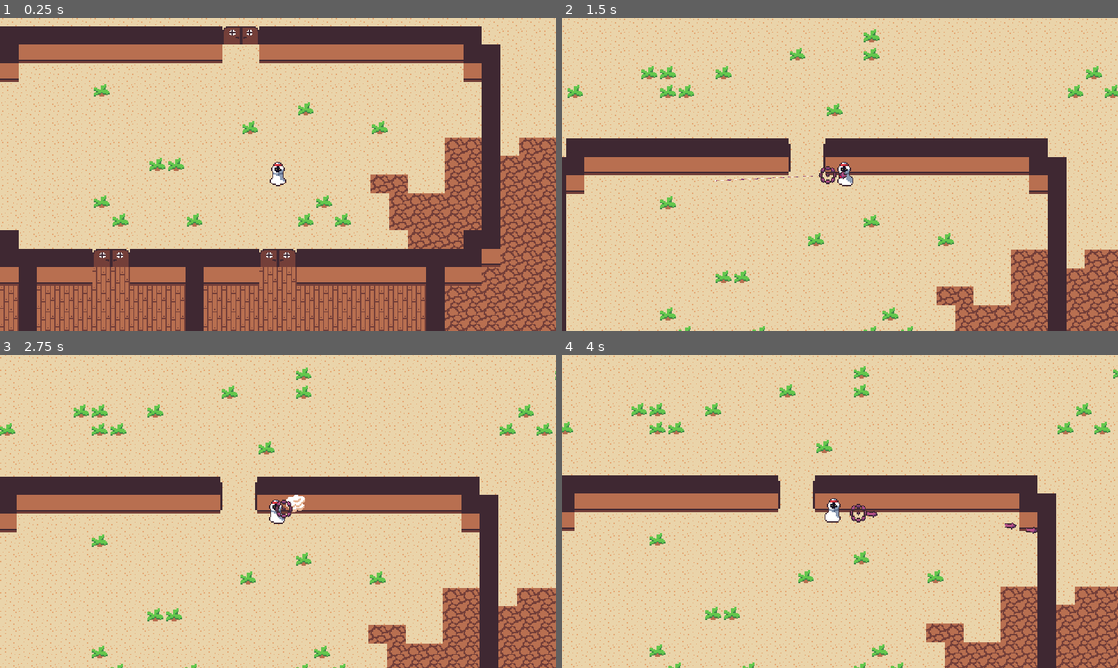
Above: before the commit, frames 1-4 (two rows, left to right).
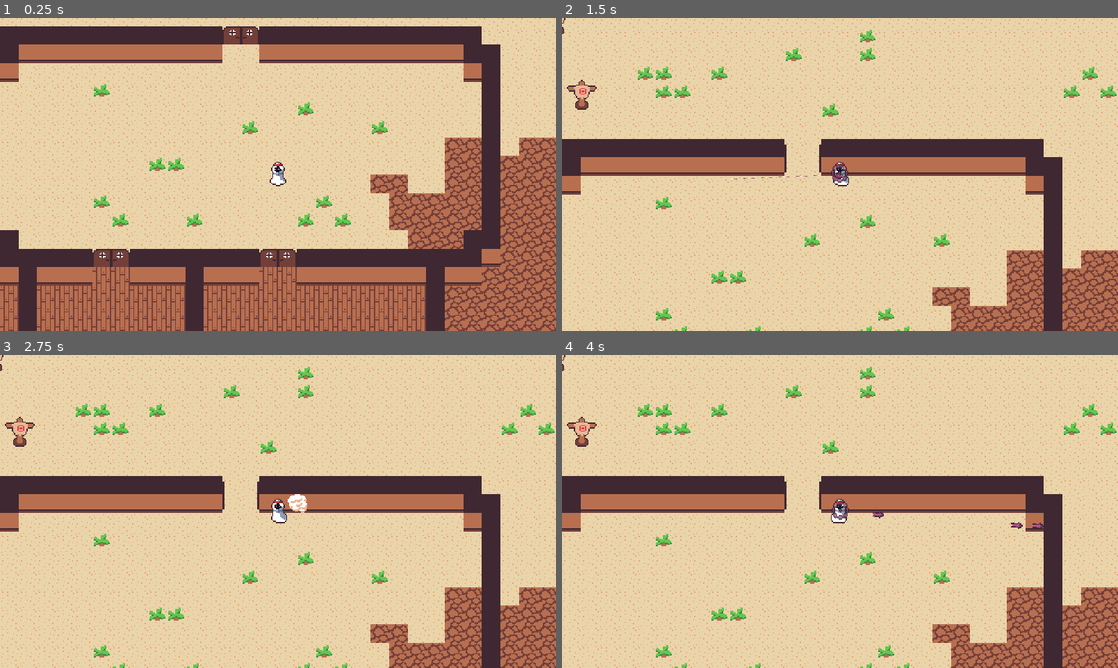
Above: after the commit, the same moments.

Repository: rthurmed/DesertMage
Game: Godot game, scene res://src/Game.tscn
Two runs of this game, one before a commit and one after it. Both use one fixed random seed, a clock stepped at 60 frames per second and the inputs below.
Inputs (mouse positions are in pixels of both pictures, inside the frame that each line leads up to):
- Up to frame 1 (0.25 s): no input
- Up to frame 2 (1.5 s): tap Enter at 0.5 s; move the mouse to (867, 174) at 0.52 s; press the mouse at (867, 174) at 0.53 s; hold W (walk_up) from 0.53 s (still down); move the mouse to (812, 174) at 1.27 s; release the mouse at (812, 174) at 1.28 s; right-click (812, 174) at 1.35 s
- Up to frame 3 (2.75 s): keep holding W (walk_up); click (250, 511) at 1.55 s; tap Space at 2 s; move the mouse to (289, 505) at 2.02 s; press the mouse at (289, 505) at 2.03 s
- Up to frame 4 (4 s): keep holding W (walk_up); move the mouse to (834, 517) at 2.77 s; release the mouse at (834, 517) at 2.78 s; tap Q (spell_switch) at 2.85 s; click (834, 517) at 3.05 s; move the mouse to (878, 514) at 3.52 s; press the mouse at (878, 514) at 3.53 s

The runs differ from the first frame. In frame 1, less than 0.1% of the frame differs, in the area x 49-51%, y 48-49%; in frame 2, 16%; in frame 3, 15%; in frame 4, 17%, in the area x 0-100%, y 0-100%.

Commit message:
Added dummies. Improved shooting.

Diff:
--- a/src/Crosshair.gd
+++ b/src/Crosshair.gd
@@ -8,6 +8,7 @@
 const CROSSHAIR_SMOOTHING = 16
 
 var target = Vector2.ZERO
+var hidden = false
 
 
 func _input(event):
@@ -25,7 +26,12 @@
 	var viewport_rect = get_viewport_rect()
 	var view_size = viewport_rect.size / 1.5
 
-	visible = get_parent().global_position.distance_to(global_position) > 1
+	hidden = get_parent().global_position.distance_to(global_position) <= 1
+
+	visible = not hidden
 	position = lerp(position, target, delta * CROSSHAIR_SMOOTHING)
 	position.x = clamp(position.x, -view_size.x, view_size.x)
 	position.y = clamp(position.y, -view_size.y, view_size.y)
+
+	if hidden:
+		target = get_parent().movement.normalized()
--- a/src/Door.tscn
+++ b/src/Door.tscn
@@ -61,7 +61,9 @@
 "values": [ false, true ]
 }
 
-[node name="Door" type="StaticBody2D"]
+[node name="Door" type="StaticBody2D" groups=[
+"prop",
+]]
 collision_layer = 3
 collision_mask = 3
 script = ExtResource( 2 )
--- a/src/Game.gd
+++ b/src/Game.gd
@@ -2,6 +2,7 @@
 
 
 onready var pause_menu = $CanvasLayer/PauseMenu
+onready var resume_button = $CanvasLayer/PauseMenu/ResumeButton
 
 var paused = false
 
@@ -23,8 +24,13 @@
 
 	if paused:
 		Input.set_mouse_mode(Input.MOUSE_MODE_VISIBLE)
+		resume_button.grab_focus()
 	else:
 		Input.set_mouse_mode(Input.MOUSE_MODE_CAPTURED)
+
+
+func get_stage():
+	return get_node("TestWorld/YSort")
 
 
 func _on_ResumeButton_pressed():
--- a/src/Player.tscn
+++ b/src/Player.tscn
@@ -102,7 +102,7 @@
 [node name="AnimatedSprite" type="AnimatedSprite" parent="."]
 frames = SubResource( 15 )
 animation = "idle"
-frame = 2
+frame = 1
 playing = true
 
 [node name="CollisionShape2D" type="CollisionShape2D" parent="."]
@@ -110,6 +110,7 @@
 shape = SubResource( 16 )
 
 [node name="Crosshair" type="Node2D" parent="."]
+modulate = Color( 1, 1, 1, 0.784314 )
 position = Vector2( 28.0636, 0 )
 z_index = 201
 script = ExtResource( 7 )
--- a/src/TestWorld.tscn
+++ b/src/TestWorld.tscn
@@ -1,8 +1,9 @@
-[gd_scene load_steps=4 format=2]
+[gd_scene load_steps=5 format=2]
 
 [ext_resource path="res://assets/tileset.tres" type="TileSet" id=1]
 [ext_resource path="res://src/Player.tscn" type="PackedScene" id=2]
 [ext_resource path="res://src/Door.tscn" type="PackedScene" id=3]
+[ext_resource path="res://src/enemies/Dummy.tscn" type="PackedScene" id=4]
 
 [node name="TestWorld" type="Node2D"]
 
@@ -12,45 +13,57 @@
 collision_layer = 3
 collision_mask = 3
 format = 1
-tile_data = PoolIntArray( -1703975, 9, 0, -1703974, 9, 0, -1 …(21881 unchanged characters)… 77, 16, 1, -655376, 16, 1, -655375, 16, 0, -655374, 16, 1, -655373, 16, 1, -65537 …(47706 unchanged characters)…
+tile_data = PoolIntArray( -1703975, 9, 0, -1703974, 9, 0, -1 …(21881 unchanged characters)… 77, 16, 1, -655376, 16, 1, -655375, 16, 1, -655374, 16, 1, -655373, 16, 1, -65537 …(47706 unchanged characters)…
 
-[node name="Doors" type="Node2D" parent="."]
+[node name="YSort" type="YSort" parent="."]
 
-[node name="Door1" parent="Doors" instance=ExtResource( 3 )]
+[node name="Player" parent="YSort" instance=ExtResource( 2 )]
+
+[node name="Dummy1" parent="YSort" instance=ExtResource( 4 )]
+position = Vector2( -228, -270 )
+
+[node name="Dummy2" parent="YSort" instance=ExtResource( 4 )]
+position = Vector2( -244, -230 )
+
+[node name="Dummy3" parent="YSort" instance=ExtResource( 4 )]
+position = Vector2( -223, -166 )
+
+[node name="Door1" parent="YSort" instance=ExtResource( 3 )]
 position = Vector2( -152, 80 )
 
-[node name="Door2" parent="Doors" instance=ExtResource( 3 )]
+[node name="Door2" parent="YSort" instance=ExtResource( 3 )]
 position = Vector2( -136, 80 )
-scale = Vector2( -1, 1 )
-
-[node name="Door3" parent="Doors" instance=ExtResource( 3 )]
-position = Vector2( -312, 16 )
-scale = Vector2( -1, 1 )
-
-[node name="Door4" parent="Doors" instance=ExtResource( 3 )]
-position = Vector2( -328, 16 )
-
-[node name="Door5" parent="Doors" instance=ExtResource( 3 )]
-position = Vector2( -8, 80 )
-
-[node name="Door6" parent="Doors" instance=ExtResource( 3 )]
-position = Vector2( 8, 80 )
-scale = Vector2( -1, 1 )
-
-[node name="Door7" parent="Doors" instance=ExtResource( 3 )]
-position = Vector2( -24, -112 )
 rotation = -3.14159
 scale = Vector2( 1, -1 )
 
-[node name="Door8" parent="Doors" instance=ExtResource( 3 )]
-position = Vector2( -40, -112 )
-
-[node name="Door9" parent="Doors" instance=ExtResource( 3 )]
-position = Vector2( 56, 192 )
-
-[node name="Door10" parent="Doors" instance=ExtResource( 3 )]
-position = Vector2( 72, 192 )
+[node name="Door3" parent="YSort" instance=ExtResource( 3 )]
+position = Vector2( -312, 16 )
 rotation = -3.14159
 scale = Vector2( 1, -1 )
 
-[node name="Player" parent="." instance=ExtResource( 2 )]
+[node name="Door4" parent="YSort" instance=ExtResource( 3 )]
+position = Vector2( -328, 16 )
+
+[node name="Door5" parent="YSort" instance=ExtResource( 3 )]
+position = Vector2( -8, 80 )
+
+[node name="Door6" parent="YSort" instance=ExtResource( 3 )]
+position = Vector2( 8, 80 )
+rotation = -3.14159
+scale = Vector2( 1, -1 )
+
+[node name="Door7" parent="YSort" instance=ExtResource( 3 )]
+position = Vector2( -24, -112 )
+rotation = 3.14159
+scale = Vector2( 1, -1 )
+
+[node name="Door8" parent="YSort" instance=ExtResource( 3 )]
+position = Vector2( -40, -112 )
+
+[node name="Door9" parent="YSort" instance=ExtResource( 3 )]
+position = Vector2( 56, 192 )
+
+[node name="Door10" parent="YSort" instance=ExtResource( 3 )]
+position = Vector2( 72, 192 )
+rotation = 3.14159
+scale = Vector2( 1, -1 )
--- a/src/bullets/MagicBullet.gd
+++ b/src/bullets/MagicBullet.gd
@@ -8,6 +8,7 @@
 
 var time_fade_after_collision = 2
 var collided = false
+var knockback_power = 5.0
 
 
 func _process(delta):
@@ -20,7 +21,7 @@
 	if collided:
 		var body = collision.collider
 		if body.has_method("hit"):
-			body.hit(damage)
+			body.hit(damage, Vector2.RIGHT.rotated(rotation), knockback_power)
 			finish()
 		else:
 			# If dont have "hit" method most likely is a wall or object, so the bullet must get stuck
--- /dev/null
+++ b/src/enemies/Dummy.gd
@@ -0,0 +1,16 @@
+extends KinematicBody2D
+
+
+var direction = Vector2.ZERO
+var duration = 0.0
+
+
+func _process(delta):
+	if duration > 0:
+		move_and_collide(direction)
+	duration -= delta
+
+
+func hit(_damage, knockback: Vector2, power: float):
+	direction = knockback.normalized()
+	duration = position.distance_to(direction * power + position) / 60
--- /dev/null
+++ b/src/enemies/Dummy.tscn
@@ -0,0 +1,32 @@
+[gd_scene load_steps=5 format=2]
+
+[ext_resource path="res://assets/dummy.png" type="Texture" id=1]
+[ext_resource path="res://src/enemies/Dummy.gd" type="Script" id=2]
+
+[sub_resource type="CapsuleShape2D" id=1]
+radius = 6.32117
+height = 13.3577
+
+[sub_resource type="CapsuleShape2D" id=2]
+radius = 3.0
+height = 6.0
+
+[node name="Dummy" type="KinematicBody2D" groups=[
+"enemy",
+]]
+script = ExtResource( 2 )
+
+[node name="Sprite" type="Sprite" parent="."]
+texture = ExtResource( 1 )
+
+[node name="CollisionShape2D" type="CollisionShape2D" parent="."]
+shape = SubResource( 1 )
+
+[node name="Floor" type="StaticBody2D" parent="."]
+position = Vector2( 0, 9 )
+collision_layer = 2
+collision_mask = 2
+
+[node name="CollisionShape2D" type="CollisionShape2D" parent="Floor"]
+rotation = 1.5708
+shape = SubResource( 2 )
--- a/src/spells/SpellMagicBullet.gd
+++ b/src/spells/SpellMagicBullet.gd
@@ -26,7 +26,7 @@
 	bullet.rotation = rotation
 	bullet.position = exit_point.global_position
 
-	get_tree().get_current_scene().add_child(bullet)
+	get_tree().get_current_scene().get_stage().add_child(bullet)
 
 	recharging = true
 	timer.start()
--- a/src/spells/SpellPowerBeam.gd
+++ b/src/spells/SpellPowerBeam.gd
@@ -10,6 +10,9 @@
 export var enabled = true
 var max_size = 240
 var size = 0
+var closing_beam = false
+var damage = 0.1
+var knockback_power = 5.0
 
 
 func _ready():
@@ -18,6 +21,7 @@
 
 func _process(delta):
 	if not enabled:
+		size = 0.0
 		return
 
 	rotation = get_global_mouse_position().angle_to_point(global_position)
@@ -32,21 +36,31 @@
 
 	if Input.is_action_just_released("fire"):
 		animation.play("kill")
+		closing_beam = true
 
 	if Input.is_action_just_pressed("fire"):
 		animation.play_backwards("kill")
+		closing_beam = false
 
 	size = lerp(size, target_size, delta * 2)
 	size = clamp(size, 0.0, max_size)
 
 	visible = size >= 1
 
-	update_raycasts()
+	var colliding_raycast = update_raycasts()
 	update_beam()
+
+	# Apply damage and knockback
+	if colliding_raycast >= 0:
+		var raycast: RayCast2D = raycasts.get_children()[colliding_raycast]
+		var body: Node = raycast.get_collider()
+		if body.has_method("hit"):
+			body.hit(damage, Vector2.RIGHT.rotated(rotation), knockback_power)
 
 
 func update_raycasts():
 	var closest = size
+	var closest_raycast = -1
 
 	for i in raycasts.get_child_count():
 		var raycast: RayCast2D = raycasts.get_children()[i]
@@ -56,10 +70,14 @@
 
 		if raycast.is_colliding():
 			var length = raycast.global_position.distance_to(raycast.get_collision_point())
-			closest = min(closest, length)
+			if length < closest:
+				closest = length
+				closest_raycast = i
 
 	cloud_end.position.x = closest
 	size = closest
+
+	return closest_raycast
 
 
 func update_beam():
@@ -69,3 +87,9 @@
 		Vector2(size, 0),
 		Vector2(size, 16)
 	])
+
+
+func _on_AnimationPlayer_animation_finished(anim_name):
+	if closing_beam and anim_name == "kill":
+		size = 0.0
+		closing_beam = false
--- a/src/spells/SpellPowerBeam.tscn
+++ b/src/spells/SpellPowerBeam.tscn
@@ -89,12 +89,12 @@
 
 [node name="Cloud" type="AnimatedSprite" parent="ExitPoint"]
 frames = SubResource( 4 )
+frame = 1
 playing = true
 
 [node name="CloudEnd" type="AnimatedSprite" parent="ExitPoint"]
 position = Vector2( 200, 0 )
 frames = SubResource( 4 )
-frame = 2
 playing = true
 
 [node name="RayCasts" type="Node2D" parent="ExitPoint"]
@@ -115,3 +115,4 @@
 
 [node name="AnimationPlayer" type="AnimationPlayer" parent="."]
 anims/kill = SubResource( 5 )
+[connection signal="animation_finished" from="AnimationPlayer" to="." method="_on_AnimationPlayer_animation_finished"]
Binary file added: assets/dummy.png
Not shown, added: assets/dummy.png.import
